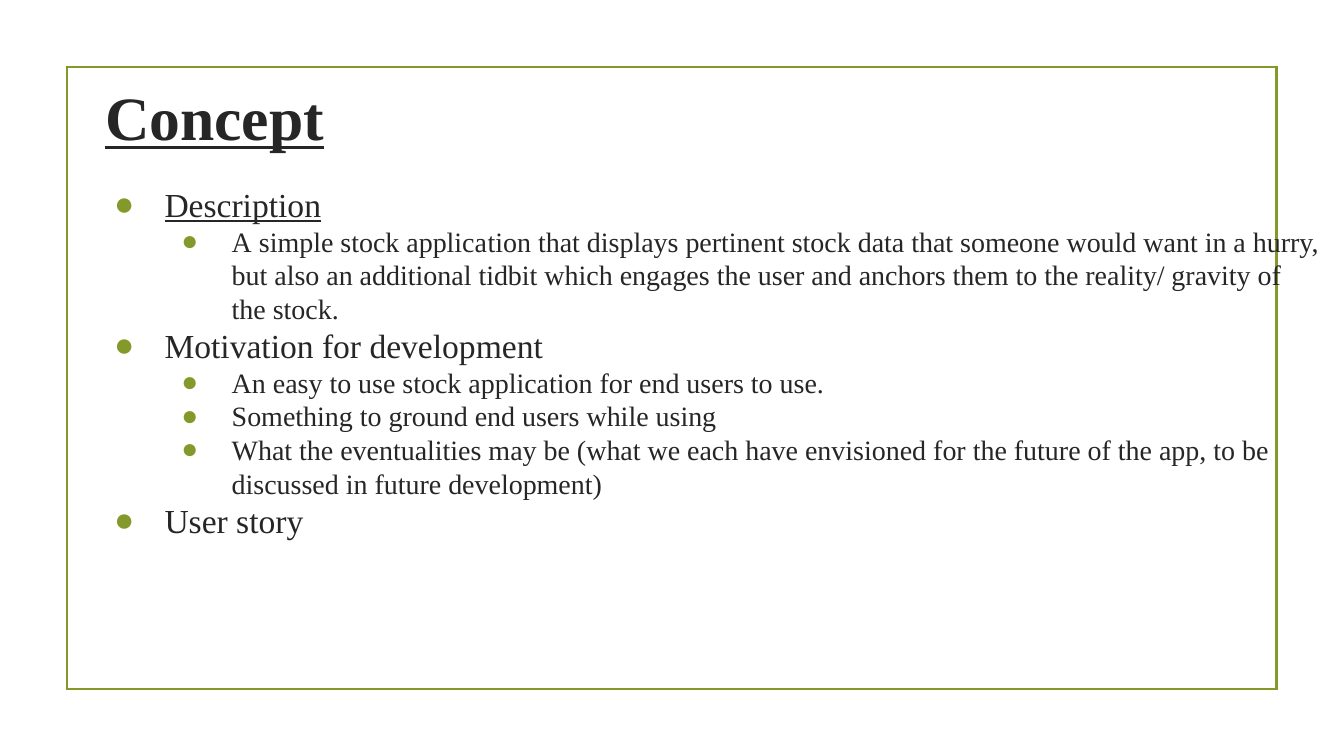
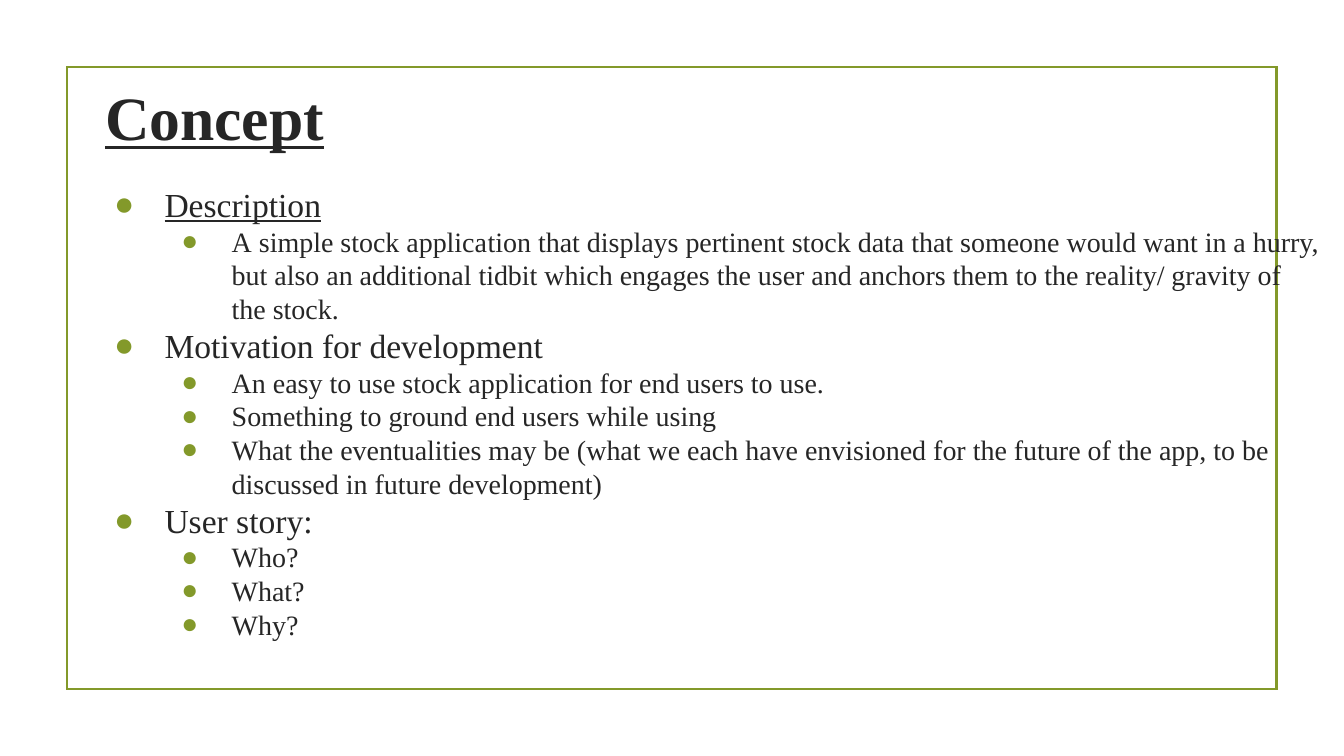
Before and after one commit to StevenTraboulay/StockApp.github.io, a slide deck: slide 3 of Rough work/Project Presentation.pptx. Drawn at 1344x756 pixels with LibreOffice and Linux fonts; fonts in the diff are those of the drawing; background and template pictures are left out. Boxes give left, top, right and bottom in pixels: in the first picture for what was removed or moved away, otherwise in the second. Text is boxed around its words. In the diff, an @@ line names an element or a change of style, - is before the commit and + after.

```diff
--- a/Rough work/Project Presentation.pptx
+++ b/Rough work/Project Presentation.pptx
@@ text at [165,511,312,640]: text changed; size 18 to 15 pt @@
-● User story
+● User story:
+  ● Who?
+  ● What?
+  ● Why?
```
Also in this commit, not shown: 3 other slides changed, 1 other file.
